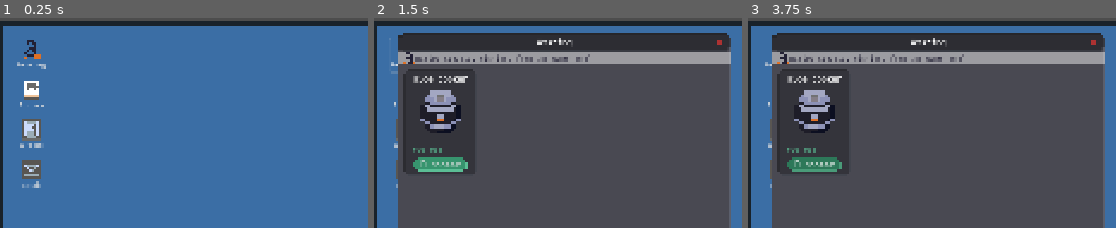
Above: before the commit, frames 1-3 (left to right).
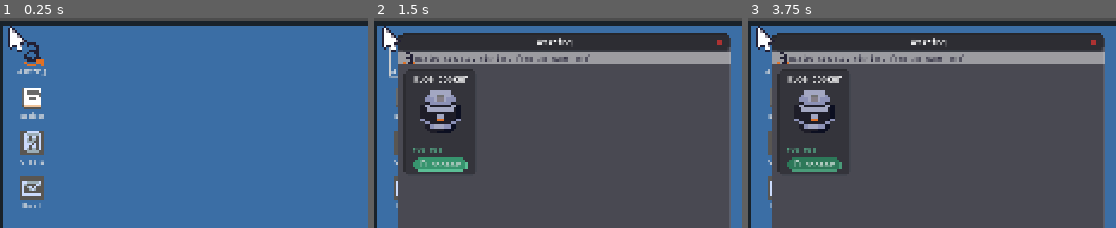
Above: after the commit, the same moments.

Repository: Glitch752/SushiFactory
Game: Godot game, scene res://world/interactable/computer/ComputerDesktop.tscn
Same seed, same stepped clock (60 frames per second), same inputs: the game is played once before the commit and once after it. This scene is started directly instead of the project's main scene.
Inputs:
- Up to frame 1 (0.25 s): no input
- Up to frame 2 (1.5 s): click "Amazing" at 0.5 s; click "Recipes" at 1.25 s
- Up to frame 3 (3.75 s): click "Orders" at 2 s; click "Email" at 2.75 s; click "Purchase" at 3.5 s
The pictures show only the part of the screen within x 9-59%, y 8-58%; the shares and areas given below are measured in that part.

The runs differ from the first frame. In frame 1, 3.7% of the frame differs, in the area x 2-13%, y 3-91%; in frame 2, 0.9%; in frame 3, 0.8%.

Commit message:
Initial implementation of emulated cursor for arcade controls

Diff:
--- a/world/interactable/computer/ComputerDesktop.tscn
+++ b/world/interactable/computer/ComputerDesktop.tscn
@@ -10,7 +10,7 @@
 [ext_resource type="Script" uid="uid://clkxj4bqb5lex" path="res://world/interactable/computer/desktop_time.gd" id="5_ky8ly"]
 [ext_resource type="Script" uid="uid://bkxafx6m3u6nq" path="res://world/interactable/computer/emails/unread_email_indicator.gd" id="6_eahm3"]
 [ext_resource type="PackedScene" uid="uid://boax4x7k0evpy" path="res://world/interactable/computer/OrdersAppScene.tscn" id="6_h8s41"]
-[ext_resource type="Script" uid="uid://c5e3hpkep8iml" path="res://ui/containers/transform_container.gd" id="11_t7jio"]
+[ext_resource type="Script" uid="uid://bnh5odd4rwumx" path="res://world/interactable/computer/cursor_emulator.gd" id="11_t7jio"]
 [ext_resource type="Texture2D" uid="uid://m8sre02k4u" path="res://images/cursors.png" id="12_le26q"]
 
 [sub_resource type="StyleBoxFlat" id="StyleBoxFlat_220wo"]
@@ -70,6 +70,7 @@
 
 [node name="Panel" type="Panel" parent="AspectRatioContainer"]
 unique_name_in_owner = true
+clip_children = 2
 layout_mode = 2
 theme_override_styles/panel = SubResource("StyleBoxFlat_220wo")
 
@@ -80,10 +81,10 @@
 anchor_bottom = 1.0
 grow_horizontal = 2
 grow_vertical = 2
-theme_override_constants/margin_left = 30
-theme_override_constants/margin_top = 30
-theme_override_constants/margin_right = 30
-theme_override_constants/margin_bottom = 30
+theme_override_constants/margin_left = 32
+theme_override_constants/margin_top = 32
+theme_override_constants/margin_right = 32
+theme_override_constants/margin_bottom = 32
 
 [node name="FlowContainer" type="FlowContainer" parent="AspectRatioContainer/Panel/MarginContainer"]
 layout_mode = 2
@@ -92,7 +93,7 @@
 vertical = true
 
 [node name="AmazingButton" type="Button" parent="AspectRatioContainer/Panel/MarginContainer/FlowContainer"]
-custom_minimum_size = Vector2(64, 80)
+custom_minimum_size = Vector2(64, 92)
 layout_mode = 2
 text = "Amazing"
 icon = SubResource("AtlasTexture_220wo")
@@ -105,7 +106,7 @@
 window_title = "Amazing"
 
 [node name="RecipesButton" type="Button" parent="AspectRatioContainer/Panel/MarginContainer/FlowContainer"]
-custom_minimum_size = Vector2(64, 80)
+custom_minimum_size = Vector2(64, 92)
 layout_mode = 2
 text = "Recipes"
 icon = SubResource("AtlasTexture_cbafg")
@@ -118,7 +119,7 @@
 window_title = "Recipes"
 
 [node name="OrdersButton" type="Button" parent="AspectRatioContainer/Panel/MarginContainer/FlowContainer"]
-custom_minimum_size = Vector2(64, 80)
+custom_minimum_size = Vector2(64, 92)
 layout_mode = 2
 text = "Orders"
 icon = SubResource("AtlasTexture_4ijat")
@@ -135,7 +136,7 @@
 layout_mode = 2
 
 [node name="EmailButton" type="Button" parent="AspectRatioContainer/Panel/MarginContainer/FlowContainer/Control"]
-custom_minimum_size = Vector2(64, 80)
+custom_minimum_size = Vector2(64, 92)
 layout_mode = 1
 offset_right = 75.0
 offset_bottom = 80.0
@@ -150,11 +151,12 @@
 window_title = "Email"
 
 [node name="UnreadEmailIndicator" type="TextureRect" parent="AspectRatioContainer/Panel/MarginContainer/FlowContainer/Control"]
+custom_minimum_size = Vector2(32, 32)
 layout_mode = 0
-offset_left = 49.0654
-offset_top = -1.0
-offset_right = 73.0654
-offset_bottom = 23.0
+offset_left = 49.06537
+offset_top = -5.0
+offset_right = 81.06537
+offset_bottom = 27.0
 texture = SubResource("AtlasTexture_eahm3")
 script = ExtResource("6_eahm3")
 
@@ -184,15 +186,26 @@
 text = "5:30 PM"
 script = ExtResource("5_ky8ly")
 
+[node name="Windows" type="Control" parent="AspectRatioContainer/Panel"]
+unique_name_in_owner = true
+layout_mode = 1
+anchors_preset = 15
+anchor_right = 1.0
+anchor_bottom = 1.0
+grow_horizontal = 2
+grow_vertical = 2
+mouse_filter = 2
+
 [node name="Cursor" type="Container" parent="AspectRatioContainer/Panel"]
-visible = false
 layout_mode = 0
 offset_right = 40.0
 offset_bottom = 40.0
+mouse_filter = 2
 script = ExtResource("11_t7jio")
 metadata/_custom_type_script = "uid://c5e3hpkep8iml"
 
 [node name="TextureRect" type="TextureRect" parent="AspectRatioContainer/Panel/Cursor"]
 custom_minimum_size = Vector2(64, 64)
 layout_mode = 2
+mouse_filter = 2
 texture = SubResource("AtlasTexture_ylhih")
--- a/world/interactable/computer/computer_desktop.gd
+++ b/world/interactable/computer/computer_desktop.gd
@@ -6,7 +6,7 @@
 const MAXIMUM_WINDOWS = 20
 
 func open_window(window_title: String, app_scene_instance: Node) -> void:
-    var mainPanel = $%Panel
+    var mainPanel = $%Windows
 
     var window = window_scene.instantiate()
     window.window_title = window_title
--- /dev/null
+++ b/world/interactable/computer/cursor_emulator.gd
@@ -0,0 +1,103 @@
+@tool
+
+extends TransformContainer
+
+var cursor_velocity: Vector2 = Vector2.ZERO
+
+enum CursorType {
+    Arrow,
+    Pointer,
+    NotAllowed
+}
+
+var cursor_offsets: Dictionary[CursorType, Vector2] = {
+    CursorType.Arrow: Vector2()
+}
+
+var cursor_pos: Vector2:
+    set(pos):
+        pos.x = clamp(0, pos.x, desktop_bounds.size.x)
+        pos.y = clamp(0, pos.y, desktop_bounds.size.y)
+        cursor_pos = pos
+        visual_position = cursor_pos
+var current_cursor_type: CursorType = CursorType.Arrow
+
+@onready var desktop_bounds: Panel = $".."
+
+var controlled_by_analog: bool = false
+
+const CURSOR_MOVEMENT_SPEED: float = 20000.
+## Really high acceleration; makes small movements easier
+const CURSOR_ACCELERATION: float = 10_000_000
+
+func _ready():
+    pass
+
+
+func is_in(node: Control, point: Vector2):
+    return (
+        point.x >= node.global_position.x and
+        point.y >= node.global_position.y and
+        point.x <= node.global_position.x + node.size.x and
+        point.y <= node.global_position.y + node.size.y
+    )
+
+func _process(delta: float) -> void:
+    if not InputTargetSingleton.is_active(InputTargetSingleton.InputTarget.ComputerDesktop):
+        return
+
+    var analog = Input.get_vector("move_left", "move_right", "move_up", "move_down")
+    cursor_velocity = cursor_velocity.move_toward(analog * CURSOR_MOVEMENT_SPEED, CURSOR_ACCELERATION * delta)
+
+    if not cursor_velocity.is_zero_approx():
+        emulate_mouse_motion(cursor_velocity, delta)
+
+func _input(event: InputEvent) -> void:
+    if not InputTargetSingleton.is_active(InputTargetSingleton.InputTarget.ComputerDesktop):
+        return
+
+    if event is InputEventMouseMotion:
+        var mouse_pos = event.position
+        if is_in(desktop_bounds, mouse_pos):
+            cursor_pos = mouse_pos - desktop_bounds.global_position
+
+    if event.is_action_pressed("interact"):
+        emulate_mouse_down(cursor_pos)
+    elif event.is_action_released("interact"):
+        emulate_mouse_up(cursor_pos)
+
+func emulate_mouse_down(pos: Vector2):
+    var event = InputEventMouseButton.new()
+
+    var screen_scale_factor = get_viewport().get_stretch_transform()
+    event.position = (pos + desktop_bounds.global_position) * screen_scale_factor
+
+    event.button_index = MOUSE_BUTTON_LEFT
+    event.pressed = true
+    Input.parse_input_event(event)
+
+func emulate_mouse_up(pos: Vector2):
+    var event = InputEventMouseButton.new()
+
+    var screen_scale_factor = get_viewport().get_stretch_transform()
+    event.position = (pos + desktop_bounds.global_position) * screen_scale_factor
+
+    event.button_index = MOUSE_BUTTON_LEFT
+    event.pressed = false
+    Input.parse_input_event(event)
+
+func emulate_mouse_motion(velocity: Vector2, delta: float):
+    var event = InputEventMouseMotion.new()
+
+    var screen_scale_factor = get_viewport().get_stretch_transform()
+
+    event.screen_relative = velocity * delta
+    event.screen_velocity = velocity
+
+    event.relative = velocity * delta * screen_scale_factor
+    event.velocity = velocity * screen_scale_factor
+
+    event.position = (cursor_pos + desktop_bounds.global_position + event.screen_relative) * screen_scale_factor
+    cursor_pos += event.screen_relative
+
+    Input.parse_input_event(event)
Binary file added: art/character_dialogue.ase
Binary file changed: art/computer/cursors.aseprite
Not shown, added: world/interactable/computer/cursor_emulator.gd.uid
